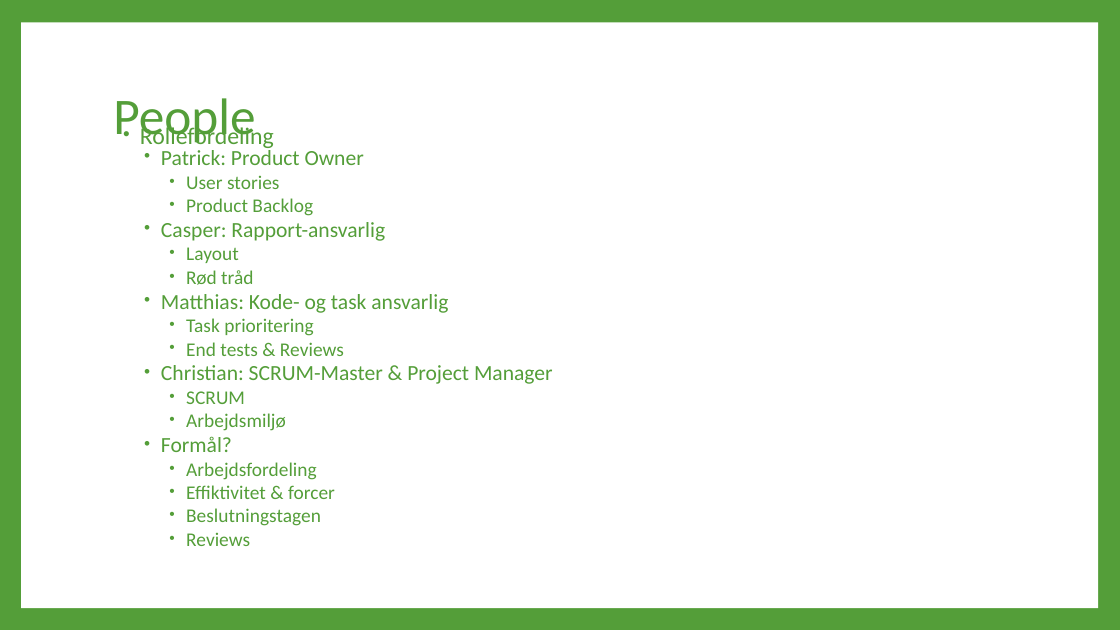
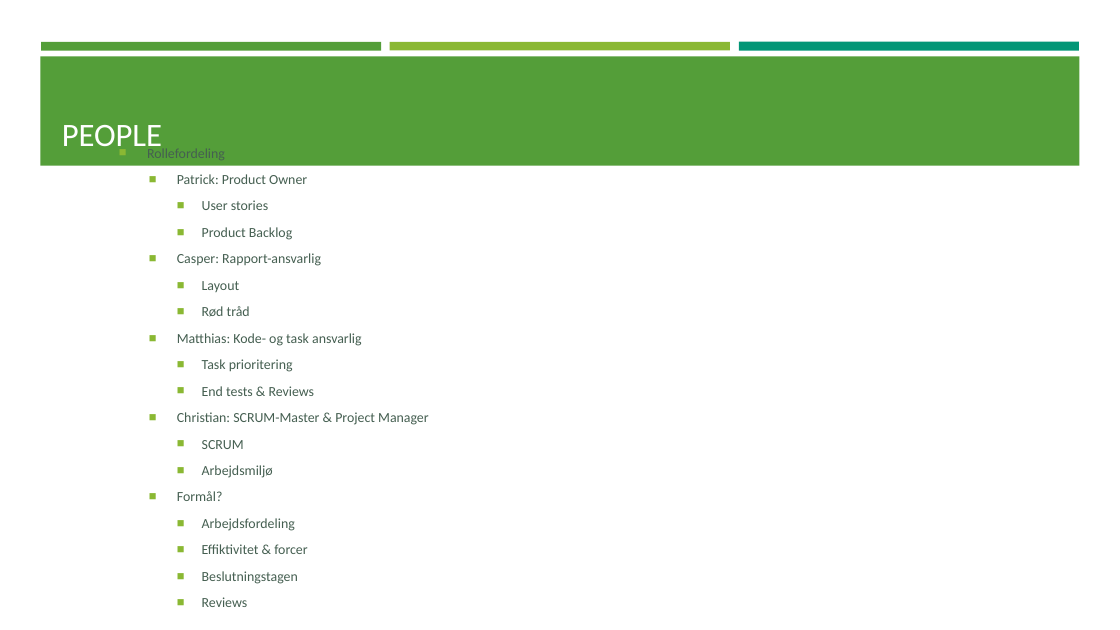
Before and after one commit to C-Strunge/3.SemesterSWD-Eksamen.Final, a slide deck: slide 3 of The Next præsentation.pptx. Drawn at 1120x630 pixels with LibreOffice and Linux fonts; fonts in the diff are those of the drawing. Boxes give left, top, right and bottom in pixels: in the first picture for what was removed or moved away, otherwise in the second. Text is boxed around its words. In the diff, an @@ line names an element or a change of style, - is before the commit and + after.

```diff
--- a/The Next præsentation.pptx
+++ b/The Next præsentation.pptx
@@ background #549E39 to #FFFFFF @@
@@ rectangle removed at [21,23,1098,608] @@
@@ rectangle added at [40,56,1080,166], fill #549E39 @@
@@ rectangle added at [41,42,381,50], fill #549E39 @@
@@ rectangle added at [390,42,730,50], fill #8AB833 @@
@@ rectangle added at [739,42,1079,51], fill #029676 @@
@@ title "PEOPLE" at [62,125,162,155]: vertical alignment middle to bottom @@
@@ title at [62,125,162,155]: text changed; size 44 to 28 pt; text colour #549E39 to #FFFFFF @@
-People
+PEOPLE
@@ text "Rollefordeling": place and size @@
-text "Rollefordeling" at [140,124,553,546]
+text "Rollefordeling" at [177,174,429,607]
@@ text "Rollefordeling" at [177,174,429,607]: size 20.4 to 11.9 pt in "Rollefordeling"; text colour #549E39 to #455F51; size 18.5 to 11.9 pt in "Patrick: Product Owner", "Casper: Rapport-ansvarlig", "Matthias: Kode- og task ansvarlig", "Christian: SCRUM-Master & Project Manager" and 1 more places; size 16.6 to 11.9 pt in "User stories", "Product Backlog", "Layout", "Rød tråd" and 8 more places; bullet • to ■; line spacing 0.7 to 1; less space between paragraphs; bullet colour #549E39 to #8AB833; more space between paragraphs; vertical alignment top to middle @@
```
Also in this commit, not shown: 5 other slides changed.
